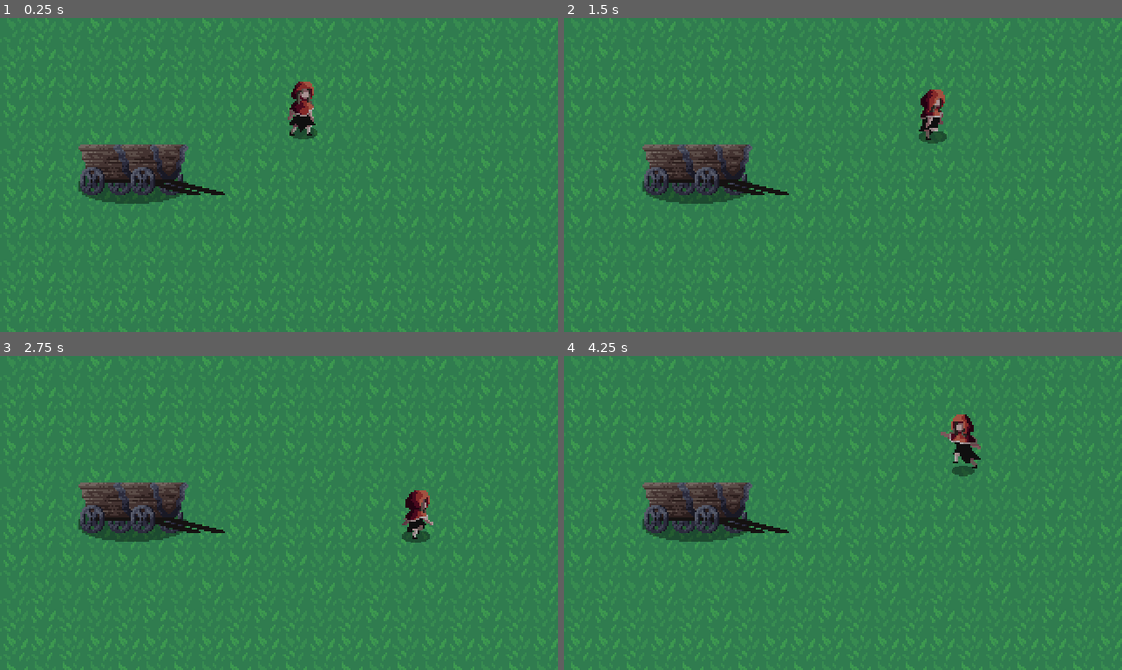
Above: before the commit, frames 1-4 (two rows, left to right).
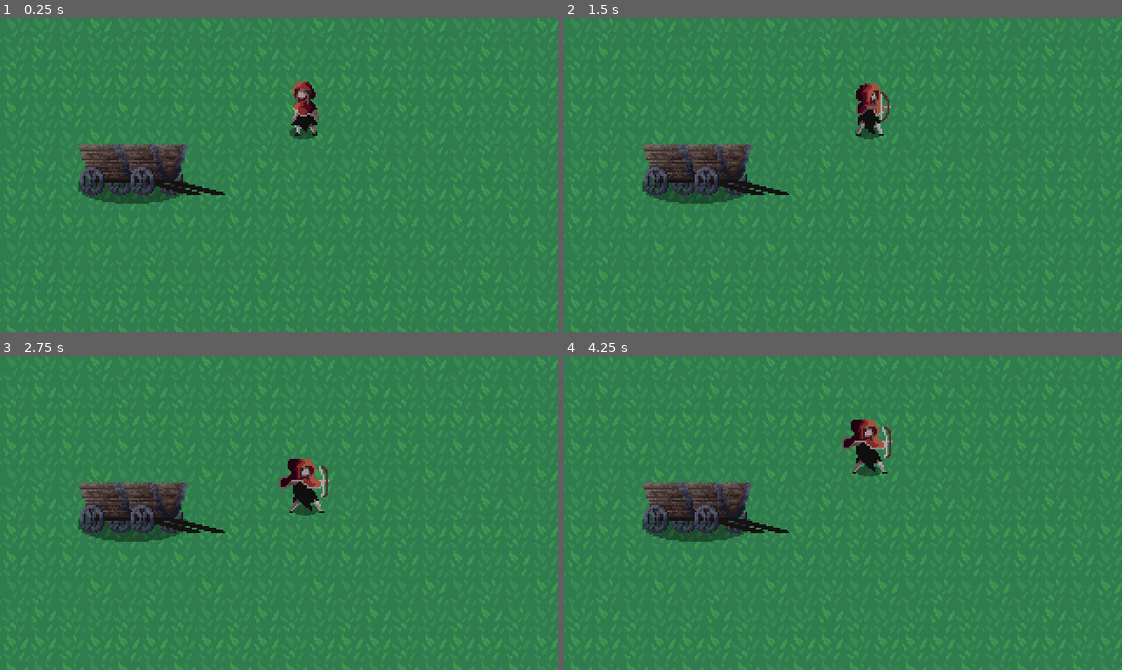
Above: after the commit, the same moments.

Repository: 2BytesGoat/godot-games
Game: Godot game, scene res://World.tscn
Two runs of this game, one before a commit and one after it. Both use one fixed random seed, a clock stepped at 60 frames per second and the inputs below.
Inputs (mouse positions are in pixels of both pictures, inside the frame that each line leads up to):
- Up to frame 1 (0.25 s): no input
- Up to frame 2 (1.5 s): tap Enter at 0.5 s; move the mouse to (965, 159) at 0.52 s; hold Right (ui_right) 0.53-1.28 s; click (965, 159) at 0.6 s; move the mouse to (731, 190) at 1.27 s; hold Down (ui_down) from 1.28 s (still down); click (731, 190) at 1.35 s
- Up to frame 3 (2.75 s): move the mouse to (334, 443) at 2.02 s; release Down (ui_down) at 2.03 s; hold Right (ui_right) from 2.03 s (still down); click (334, 443) at 2.1 s
- Up to frame 4 (4.25 s): move the mouse to (815, 575) at 2.77 s; release Right (ui_right) at 2.78 s; hold Up (ui_up) 2.78-3.53 s; click (815, 575) at 2.85 s; move the mouse to (1010, 560) at 3.52 s; hold Left (ui_left) from 3.53 s (still down); click (1010, 560) at 3.6 s

The runs differ from the first frame. In frame 1, 0.5% of the frame differs, in the area x 51-58%, y 20-38%; in frame 2, 1.4%; in frame 3, 1.6%; in frame 4, 1.7%, in the area x 49-75%, y 18-39%.

Commit message:
Add attack animation

Diff:
--- a/yaga-copy/Player/Player.gd
+++ b/yaga-copy/Player/Player.gd
@@ -1,19 +1,39 @@
 extends KinematicBody2D
 
-const MAX_SPEED = 50
+const MAX_SPEED = 75
 const ACCELERATION = 150
 const FRICTION = 500
 
+enum{
+	MOVE,
+	SHOOT
+}
+
 var velocity = Vector2.ZERO
-var sprite_orientation = 1
-var is_running = false
+var state = MOVE
 
 onready var spritePlayer = $SpritePlayer
-
-onready var animation = $AnimationPlayer
 onready var animationTree = $AnimationTree
+onready var animationState = animationTree.get("parameters/playback")
 
 func _physics_process(delta):
+	match state:
+		MOVE:
+			move_state(delta)
+		SHOOT:
+			shoot_state(delta)
+
+func shoot_state(_delta):
+	velocity = Vector2.ZERO
+	animationState.travel("ShootArrow")
+
+func shoot_animation_finished():
+	state = MOVE
+
+func move_state(delta):
+	var mouse_position = get_local_mouse_position()
+	spritePlayer.set_flip_h(mouse_position.x > 0) # flip sprite
+
 	var input_vector = Vector2.ZERO
 	input_vector.x = Input.get_action_strength("ui_right") - \
 				Input.get_action_strength("ui_left")
@@ -21,19 +41,16 @@
 				Input.get_action_strength("ui_up")
 	input_vector = input_vector.normalized()
 
-	is_running = input_vector != Vector2.ZERO
-	if is_running:
-		if input_vector.x > 0:
-			sprite_orientation = 1
-		elif input_vector.x < 0:
-			sprite_orientation = -1
-		spritePlayer.scale.x = sprite_orientation
+	var shoot_arror = Input.is_action_just_pressed("hero_shoot")
+
+	if shoot_arror:
+		state = SHOOT
+
+	if input_vector != Vector2.ZERO:
 		velocity = velocity.move_toward(input_vector * MAX_SPEED,
 				ACCELERATION * delta)
+		animationState.travel("Run")
 	else:
 		velocity = velocity.move_toward(Vector2.ZERO, FRICTION * delta)
-
-	animationTree["parameters/conditions/isIdle"] = not is_running
-	animationTree["parameters/conditions/isRunning"] = is_running
-
+		animationState.travel("Idle")
 	velocity = move_and_slide(velocity)
--- a/yaga-copy/Player/Player.tscn
+++ b/yaga-copy/Player/Player.tscn
@@ -12,7 +12,6 @@
 [sub_resource type="Animation" id=2]
 resource_name = "Idle"
 length = 0.1
-loop = true
 tracks/0/type = "value"
 tracks/0/path = NodePath("SpritePlayer:frame")
 tracks/0/interp = 1
@@ -28,7 +27,6 @@
 
 [sub_resource type="Animation" id=3]
 length = 2.3
-loop = true
 tracks/0/type = "value"
 tracks/0/path = NodePath("SpritePlayer:frame")
 tracks/0/interp = 1
@@ -54,9 +52,9 @@
 "values": [ Vector2( 1, 0.75 ), Vector2( 0.75, 0.5 ), Vector2( 1, 0.75 ), Vector2( 1, 0.75 ), Vector2( 0.75, 0.5 ), Vector2( 1, 0.75 ) ]
 }
 
-[sub_resource type="Animation" id=12]
+[sub_resource type="Animation" id=4]
 resource_name = "ShootArrow"
-loop = true
+length = 0.9
 tracks/0/type = "value"
 tracks/0/path = NodePath("SpritePlayer:frame")
 tracks/0/interp = 1
@@ -64,10 +62,24 @@
 tracks/0/imported = false
 tracks/0/enabled = true
 tracks/0/keys = {
-"times": PoolRealArray( 0, 0.1, 0.2, 0.3, 0.4, 0.5, 0.6, 0.7, 0.8, 0.9 ),
-"transitions": PoolRealArray( 1, 1, 1, 1, 1, 1, 1, 1, 1, 1 ),
+"times": PoolRealArray( 0, 0.1, 0.2, 0.3, 0.4, 0.5, 0.6, 0.7, 0.8 ),
+"transitions": PoolRealArray( 1, 1, 1, 1, 1, 1, 1, 1, 1 ),
 "update": 1,
-"values": [ 24, 25, 26, 27, 28, 29, 30, 31, 32, 33 ]
+"values": [ 25, 26, 27, 28, 29, 30, 31, 32, 33 ]
+}
+tracks/1/type = "method"
+tracks/1/path = NodePath(".")
+tracks/1/interp = 1
+tracks/1/loop_wrap = true
+tracks/1/imported = false
+tracks/1/enabled = true
+tracks/1/keys = {
+"times": PoolRealArray( 0.9 ),
+"transitions": PoolRealArray( 1 ),
+"values": [ {
+"args": [  ],
+"method": "shoot_animation_finished"
+} ]
 }
 
 [sub_resource type="AnimationNodeAnimation" id=5]
@@ -76,22 +88,33 @@
 [sub_resource type="AnimationNodeAnimation" id=6]
 animation = "Run"
 
+[sub_resource type="AnimationNodeAnimation" id=7]
+animation = "ShootArrow"
+
 [sub_resource type="AnimationNodeStateMachineTransition" id=8]
 advance_condition = "isRunning"
+
+[sub_resource type="AnimationNodeStateMachineTransition" id=9]
+advance_condition = "isIdle"
+
+[sub_resource type="AnimationNodeStateMachineTransition" id=10]
+advance_condition = "shootArrow"
 
 [sub_resource type="AnimationNodeStateMachineTransition" id=11]
 advance_condition = "isIdle"
 
-[sub_resource type="AnimationNodeStateMachine" id=9]
+[sub_resource type="AnimationNodeStateMachine" id=12]
 states/Idle/node = SubResource( 5 )
 states/Idle/position = Vector2( -849, -113 )
 states/Run/node = SubResource( 6 )
-states/Run/position = Vector2( -849, -217 )
-transitions = [ "Idle", "Run", SubResource( 8 ), "Run", "Idle", SubResource( 11 ) ]
+states/Run/position = Vector2( -849, -213 )
+states/ShootArrow/node = SubResource( 7 )
+states/ShootArrow/position = Vector2( -1047, -113 )
+transitions = [ "Idle", "Run", SubResource( 8 ), "Run", "Idle", SubResource( 9 ), "Idle", "ShootArrow", SubResource( 10 ), "ShootArrow", "Idle", SubResource( 11 ) ]
 start_node = "Idle"
 graph_offset = Vector2( -1503, -252 )
 
-[sub_resource type="AnimationNodeStateMachinePlayback" id=10]
+[sub_resource type="AnimationNodeStateMachinePlayback" id=13]
 
 [node name="Player" type="KinematicBody2D"]
 script = ExtResource( 2 )
@@ -123,12 +146,13 @@
 [node name="AnimationPlayer" type="AnimationPlayer" parent="."]
 anims/Idle = SubResource( 2 )
 anims/Run = SubResource( 3 )
-anims/ShootArrow = SubResource( 12 )
+anims/ShootArrow = SubResource( 4 )
 
 [node name="AnimationTree" type="AnimationTree" parent="."]
-tree_root = SubResource( 9 )
+tree_root = SubResource( 12 )
 anim_player = NodePath("../AnimationPlayer")
 active = true
-parameters/playback = SubResource( 10 )
+parameters/playback = SubResource( 13 )
 parameters/conditions/isIdle = false
 parameters/conditions/isRunning = false
+parameters/conditions/shootArrow = false
--- a/yaga-copy/project.godot
+++ b/yaga-copy/project.godot
@@ -48,3 +48,39 @@
 "stream": false,
 "svg/scale": 1.0
 }
+
+[input]
+
+ui_left={
+"deadzone": 0.5,
+"events": [ Object(InputEventKey,"resource_local_to_scene":false,"resource_name":"","device":0,"alt":false,"shift":false,"control":false,"meta":false,"command":false,"pressed":false,"scancode":16777231,"unicode":0,"echo":false,"script":null)
+, Object(InputEventJoypadButton,"resource_local_to_scene":false,"resource_name":"","device":0,"button_index":14,"pressure":0.0,"pressed":false,"script":null)
+, Object(InputEventKey,"resource_local_to_scene":false,"resource_name":"","device":0,"alt":false,"shift":false,"control":false,"meta":false,"command":false,"pressed":false,"scancode":65,"unicode":0,"echo":false,"script":null)
+ ]
+}
+ui_right={
+"deadzone": 0.5,
+"events": [ Object(InputEventKey,"resource_local_to_scene":false,"resource_name":"","device":0,"alt":false,"shift":false,"control":false,"meta":false,"command":false,"pressed":false,"scancode":16777233,"unicode":0,"echo":false,"script":null)
+, Object(InputEventJoypadButton,"resource_local_to_scene":false,"resource_name":"","device":0,"button_index":15,"pressure":0.0,"pressed":false,"script":null)
+, Object(InputEventKey,"resource_local_to_scene":false,"resource_name":"","device":0,"alt":false,"shift":false,"control":false,"meta":false,"command":false,"pressed":false,"scancode":68,"unicode":0,"echo":false,"script":null)
+ ]
+}
+ui_up={
+"deadzone": 0.5,
+"events": [ Object(InputEventKey,"resource_local_to_scene":false,"resource_name":"","device":0,"alt":false,"shift":false,"control":false,"meta":false,"command":false,"pressed":false,"scancode":16777232,"unicode":0,"echo":false,"script":null)
+, Object(InputEventJoypadButton,"resource_local_to_scene":false,"resource_name":"","device":0,"button_index":12,"pressure":0.0,"pressed":false,"script":null)
+, Object(InputEventKey,"resource_local_to_scene":false,"resource_name":"","device":0,"alt":false,"shift":false,"control":false,"meta":false,"command":false,"pressed":false,"scancode":87,"unicode":0,"echo":false,"script":null)
+ ]
+}
+ui_down={
+"deadzone": 0.5,
+"events": [ Object(InputEventKey,"resource_local_to_scene":false,"resource_name":"","device":0,"alt":false,"shift":false,"control":false,"meta":false,"command":false,"pressed":false,"scancode":16777234,"unicode":0,"echo":false,"script":null)
+, Object(InputEventJoypadButton,"resource_local_to_scene":false,"resource_name":"","device":0,"button_index":13,"pressure":0.0,"pressed":false,"script":null)
+, Object(InputEventKey,"resource_local_to_scene":false,"resource_name":"","device":0,"alt":false,"shift":false,"control":false,"meta":false,"command":false,"pressed":false,"scancode":83,"unicode":0,"echo":false,"script":null)
+ ]
+}
+hero_shoot={
+"deadzone": 0.5,
+"events": [ Object(InputEventMouseButton,"resource_local_to_scene":false,"resource_name":"","device":0,"alt":false,"shift":false,"control":false,"meta":false,"command":false,"button_mask":0,"position":Vector2( 0, 0 ),"global_position":Vector2( 0, 0 ),"factor":1.0,"button_index":1,"pressed":false,"doubleclick":false,"script":null)
+ ]
+}
Not shown: 1 places in yaga-copy/Player/Player.tscn that only renumber resources
